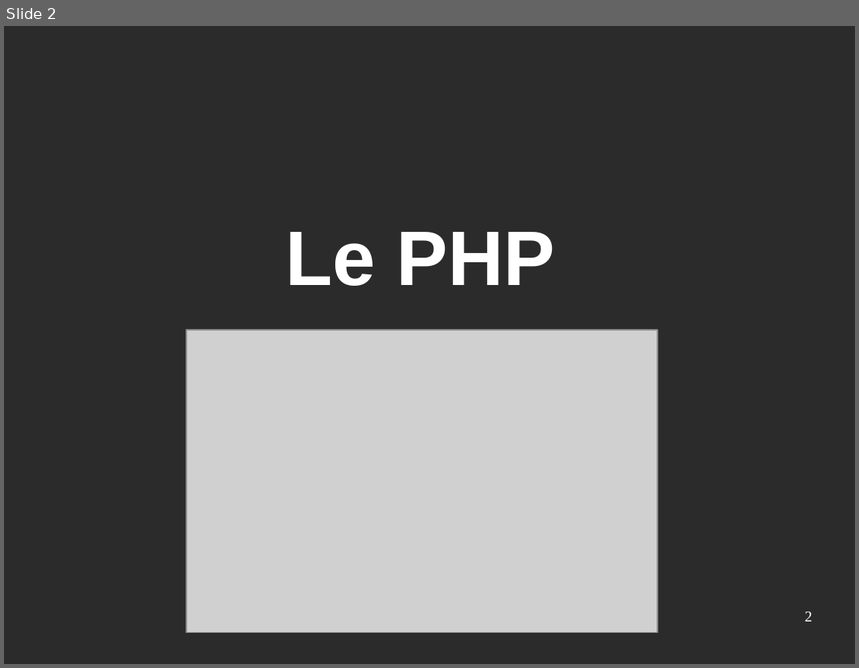
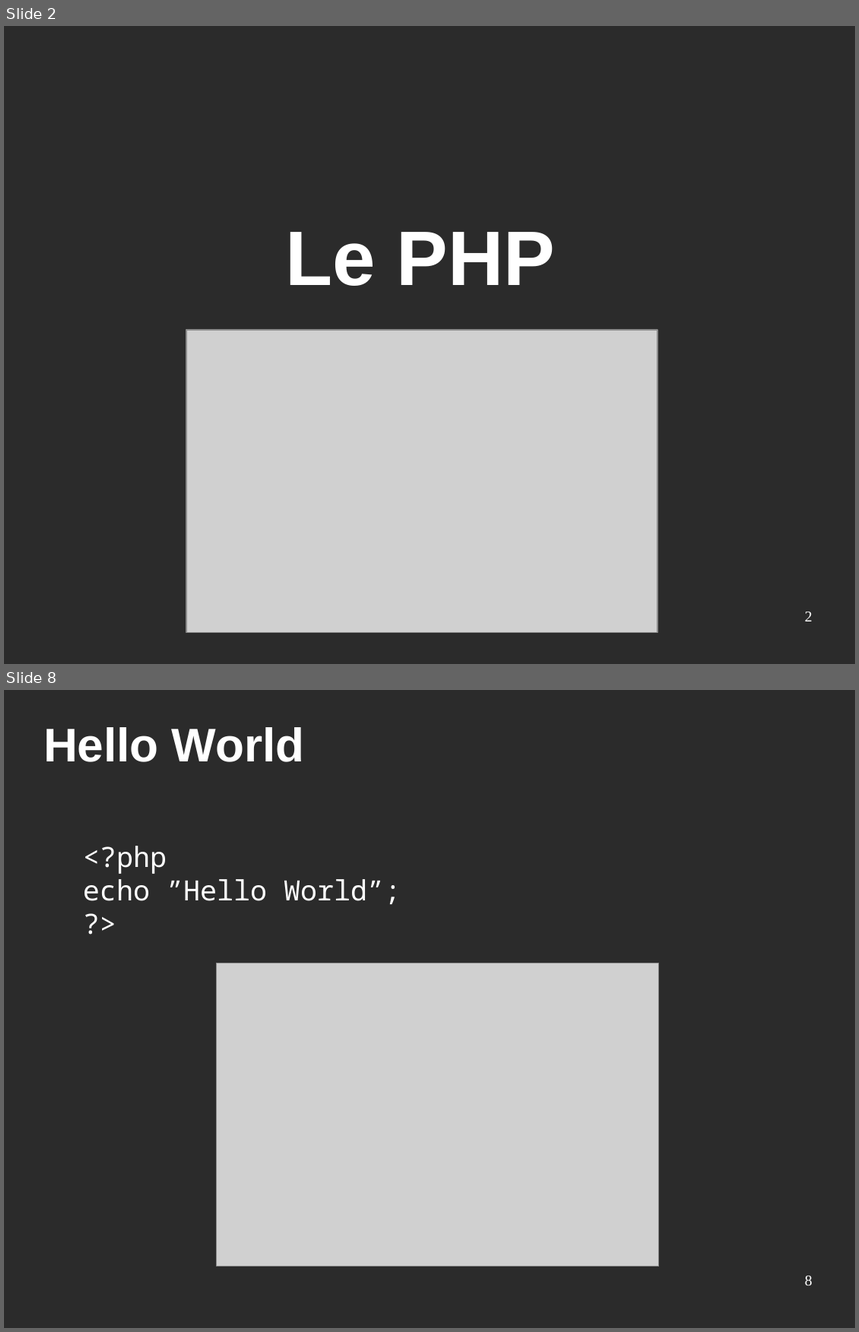
Before and after one commit to Eirbware/Formation, a slide deck: presentations/php.odp. Shown one above the other, each under a label of ours: slide 2 before the commit, slides 2 and 8 after it; the slides between them are not shown. The pictures are 859x668 and 859x1332 pixels, drawn with LibreOffice and Linux fonts; fonts in the diff are those of the drawing; grey boxes stand for pictures; background and template pictures are left out; a plain dark background stands for a picture behind light text. Boxes give left, top, right and bottom in pixels: in the first picture for what was removed or moved away, otherwise in the second. Text is boxed around its words. In the diff, an @@ line names an element or a change of style, - is before the commit and + after.

```diff
--- a/presentations/php.odp
+++ b/presentations/php.odp
@@ slide 8 added at [4,690,855,1328], background picture (left out) @@
@@ title added at [44,727,305,762], 44 pt, text #FFFFFF, bold @@
+Hello World
@@ text added at [83,846,401,904], 26 pt, text #FFFFFF @@
+<?php
+echo ”Hello World”;
+?>
@@ picture added at [218,964,660,1267] @@
@@ page number added at [805,1276,813,1286], 14 pt, text #FFFFFF @@
+8
```
Also in this commit, not shown: 11 other slides added.
